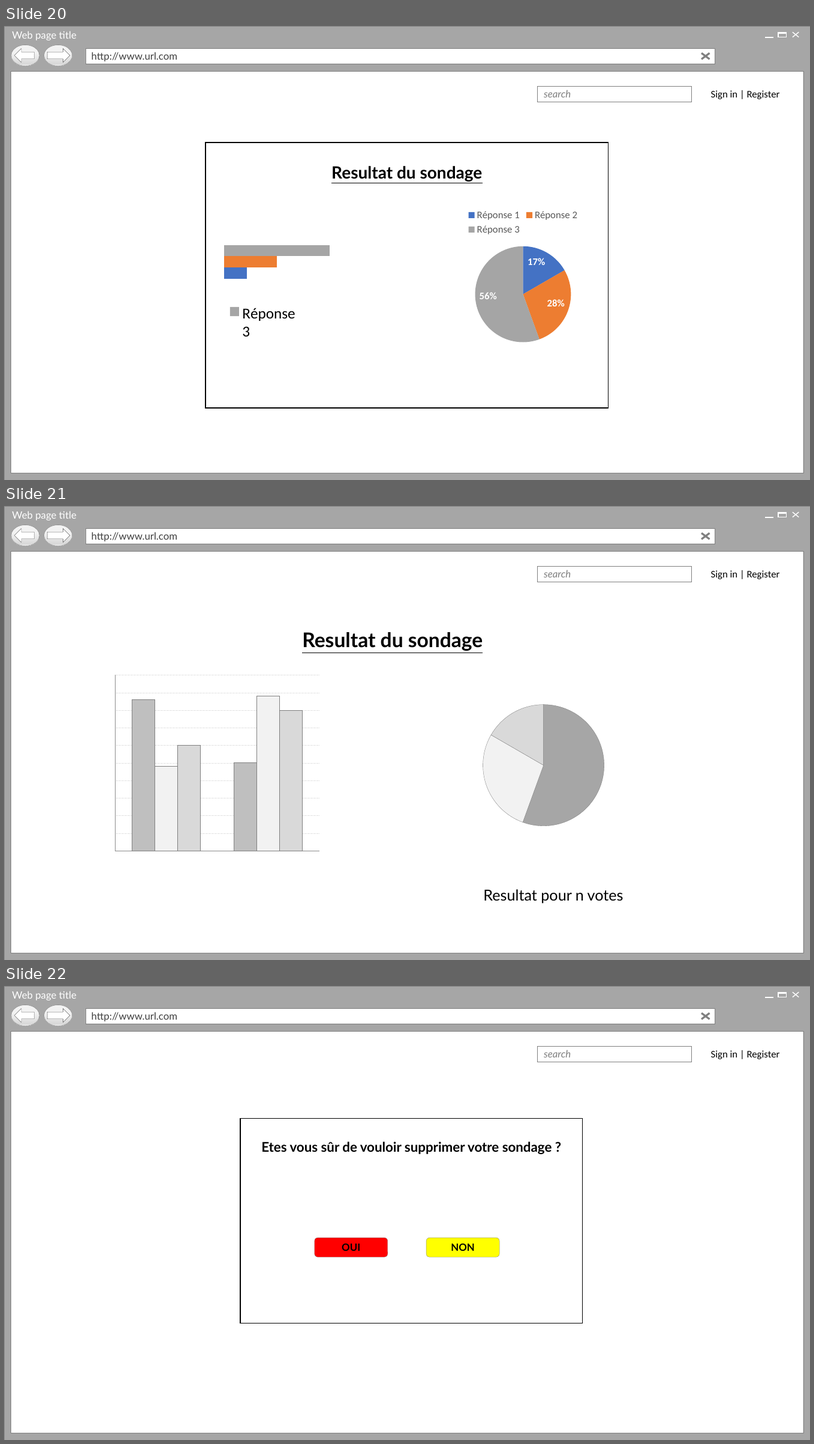
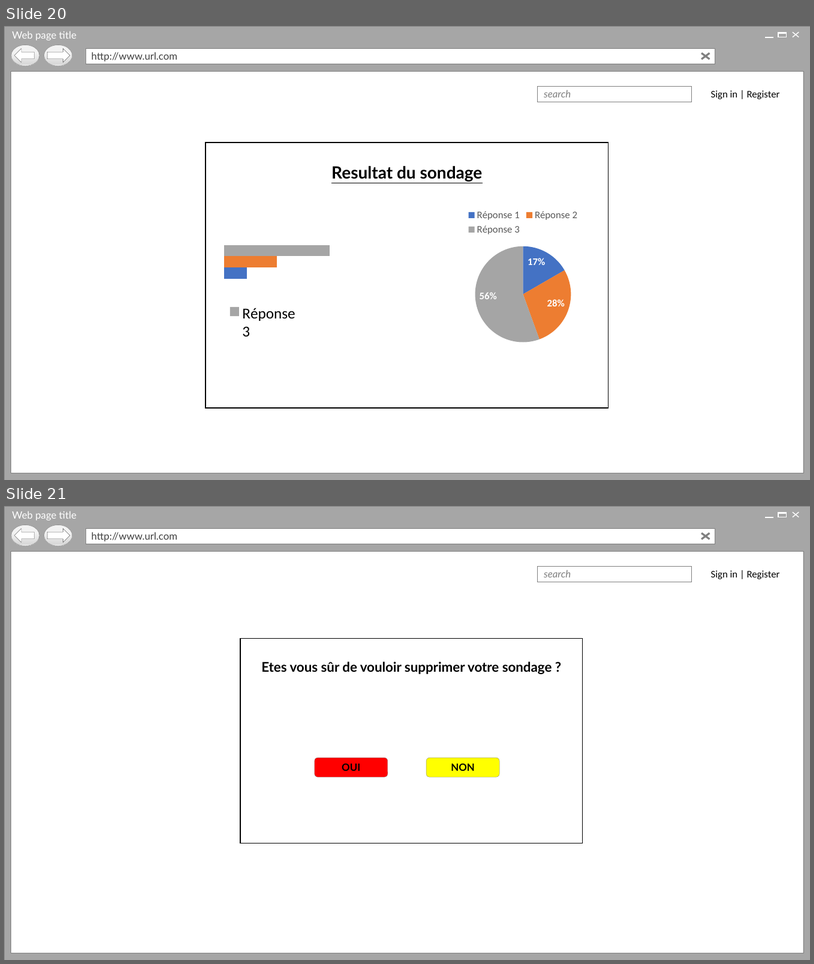
Before and after one commit to Holyz1988/PROJET1-ASP.NET, a slide deck: Page d’acceuil.pptx. Shown one above the other, each under a label of ours: slides 20, 21 and 22 before the commit, slides 20 and 21 after it. The pictures are 814x1444 and 814x964 pixels, drawn with LibreOffice and Linux fonts; fonts in the diff are those of the drawing; background and template pictures are left out. Boxes give left, top, right and bottom in pixels: in the first picture for what was removed or moved away, otherwise in the second. Text is boxed around its words. In the diff, an @@ line names an element or a change of style, - is before the commit and + after.

```diff
--- a/Page d’acceuil.pptx
+++ b/Page d’acceuil.pptx
@@ slide 21 removed at <box>4,506,810,960</box>, background #FFFFFF; not listed: 17 template elements that a slide beside it also shows @@
@@ text removed at <box>302,632,483,651</box> @@
-Resultat du sondage
@@ column chart removed at <box>111,671,324,854</box> @@
-categories: 1, 2
-Series 1: 98, 57
-Series 2: 55, 100
-Series 3: 68, 91
@@ pie chart removed at <box>468,696,620,834</box> @@
-categories: 1, 2, 3
-Series 1: 56, 28, 17
@@ text removed at <box>483,889,624,903</box> @@
-Resultat pour n votes
@@ what was slide 22 is now slide 21 @@
```
Also in this commit, not shown: 15 slides changed.
